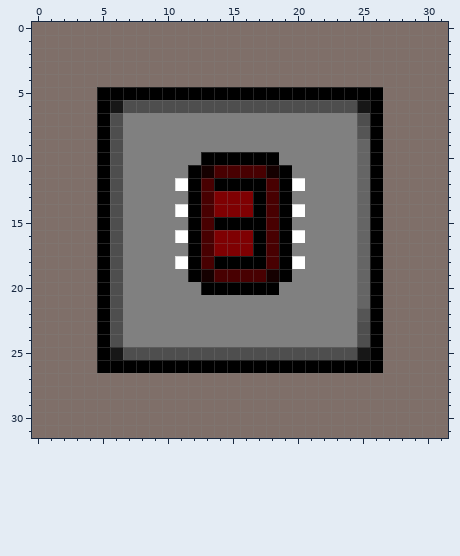
File history of a pixel-art sprite, src/main/resources/com/example/_cs250a2/sprites/chipsocket3.png. That is the earlier state.
The file is 32x32 pixels.
After the commit:
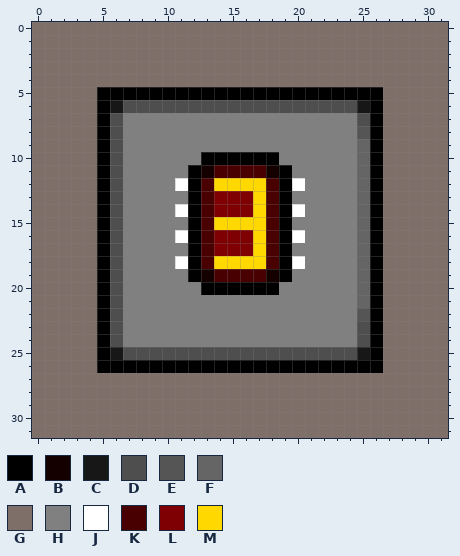
Palette (. is transparent): A #000000  B #150000  C #171717  D #4e4e4e  E #555555  F #656565  G #7f6f69  H #808080  J #ffffff  K #480001  L #7f0002  M #ffd800
What changed:
y 12: x 14..17 AAAA -> MMMM
y 13..14: x 17 A -> M
y 15: x 14..17 AAAA -> MMMM
y 16..17: x 17 A -> M
y 18: x 14..17 AAAA -> MMMM
